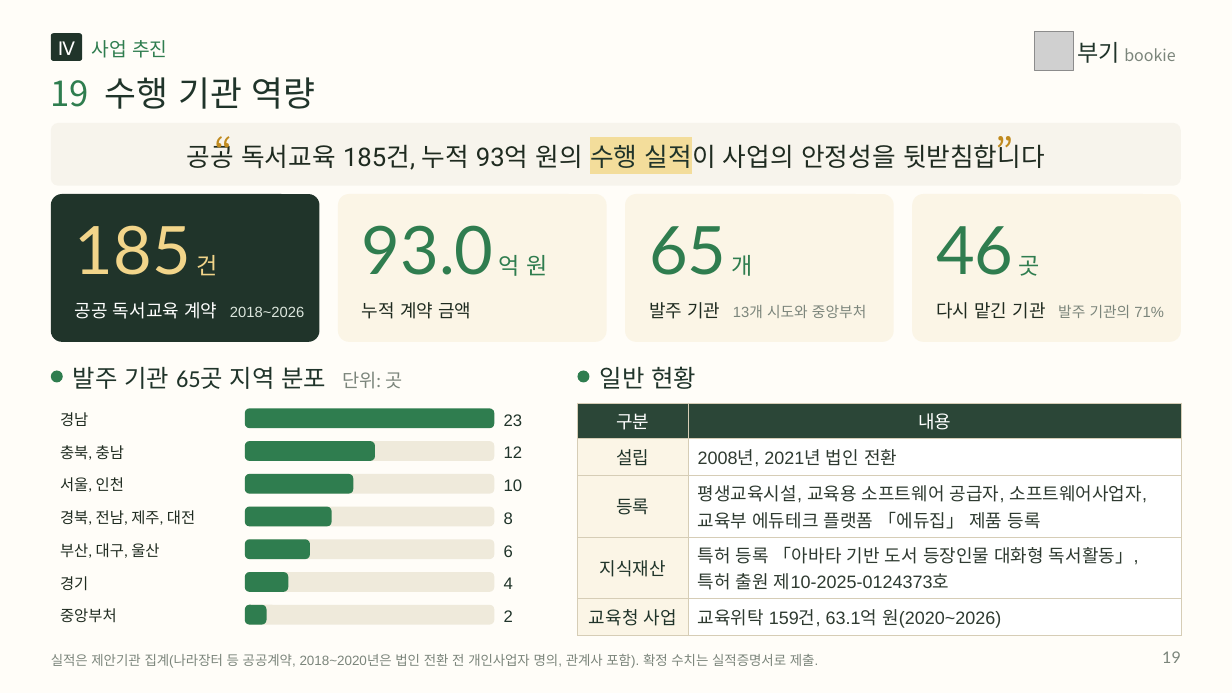
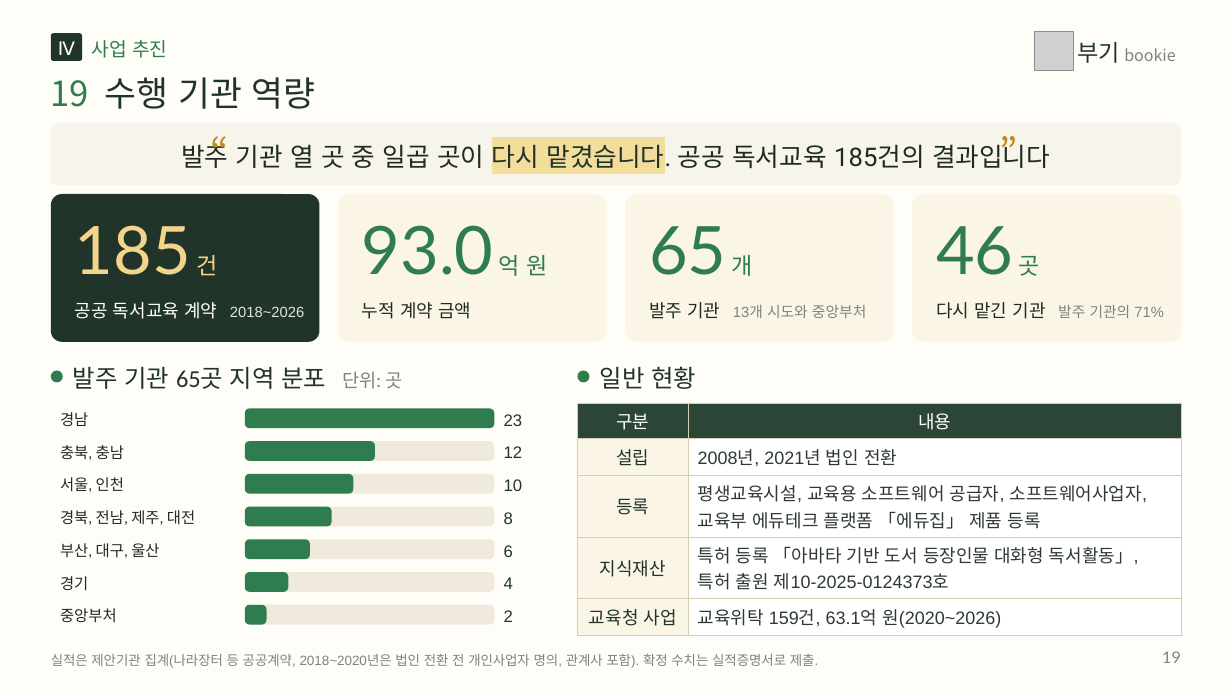
Before and after one commit to legoschool/bookie-test, a slide deck: slide 19 of promo/dl/proposal/bookie-proposal-short-20p.pptx. Drawn at 1232x693 pixels with LibreOffice and Linux fonts; fonts in the diff are those of the drawing; grey boxes stand for pictures. Boxes give left, top, right and bottom in pixels: in the first picture for what was removed or moved away, otherwise in the second. Text is boxed around its words. In the diff, an @@ line names an element or a change of style, - is before the commit and + after.

```diff
--- a/promo/dl/proposal/bookie-proposal-short-20p.pptx
+++ b/promo/dl/proposal/bookie-proposal-short-20p.pptx
@@ text at (181,140,1050,173): text changed @@
-공공 독서교육 185건, 누적 93억 원의 수행 실적이 사업의 안정성을 뒷받침합니다
+발주 기관 열 곳 중 일곱 곳이 다시 맡겼습니다. 공공 독서교육 185건의 결과입니다
@@ text "“": place and size @@
-text "“" at (187,121,233,177)
+text "“" at (183,121,229,177)
@@ text "”": place and size @@
-text "”" at (995,121,1042,177)
+text "”" at (999,121,1045,177)
```
Also in this commit, not shown: 17 other slides changed, 44 other files.
